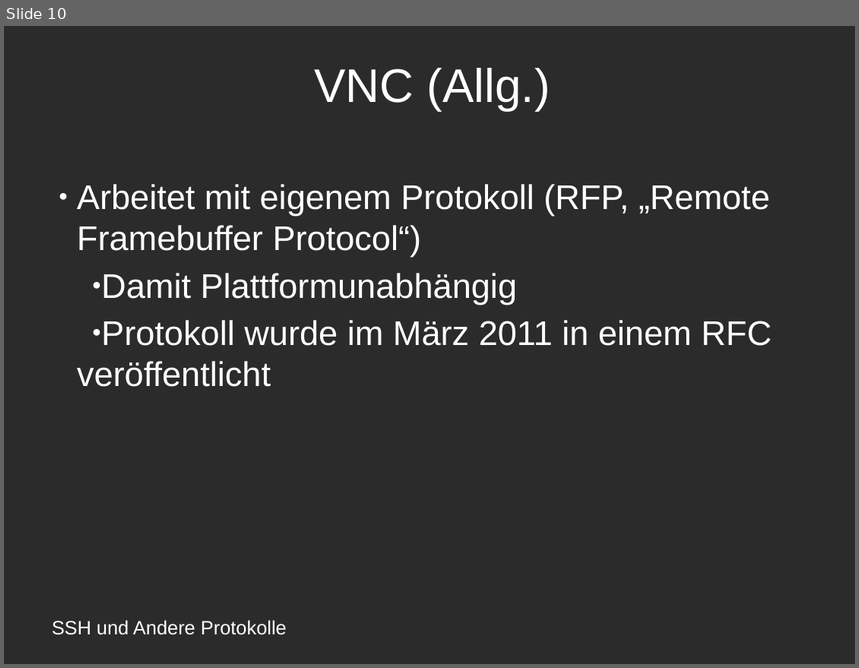
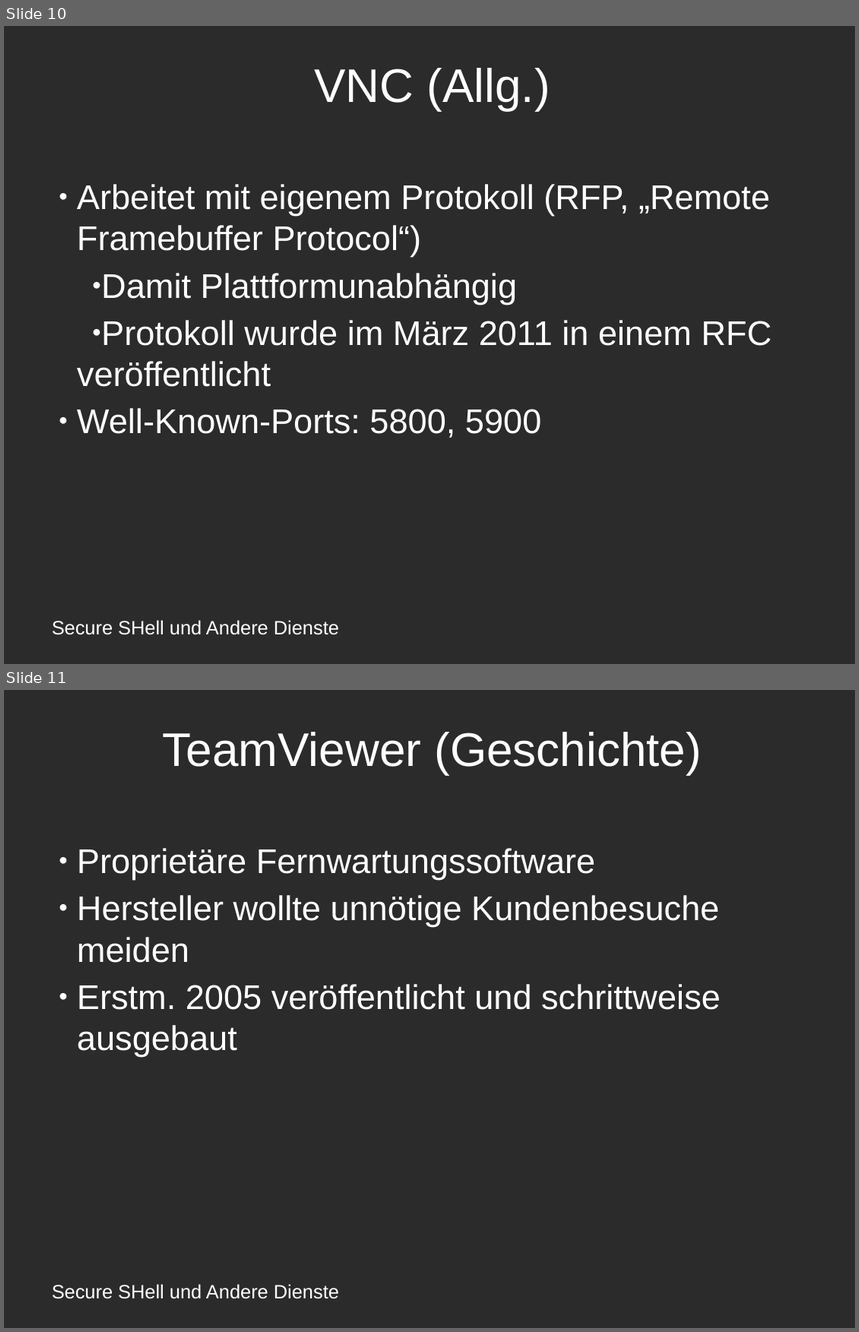
Before and after one commit to amlispolska/SSH-Projekt, a slide deck: ssh-presentation.odp. Shown one above the other, each under a label of ours: slide 10 before the commit, slides 10 and 11 after it. The pictures are 859x668 and 859x1332 pixels, drawn with LibreOffice and Linux fonts; fonts in the diff are those of the drawing; background and template pictures are left out; a plain dark background stands for a picture behind light text. Boxes give left, top, right and bottom in pixels: in the first picture for what was removed or moved away, otherwise in the second. Text is boxed around its words. In the diff, an @@ line names an element or a change of style, - is before the commit and + after.

Commit message:
Hinzufügen von TeamViewer zur Präsentation
Inklusive mehr Informationen über TeamViewer

```diff
--- a/ssh-presentation.odp
+++ b/ssh-presentation.odp
@@ slide 11 added at <box>4,690,855,1328</box>, background picture (left out) @@
@@ title added at <box>163,732,702,775</box>, 44 pt, text #FFFFFF @@
+TeamViewer (Geschichte)
@@ subtitle added at <box>77,848,721,1057</box>, 32 pt, text #FFFFFF @@
+● Proprietäre Fernwartungssoftware
+● Hersteller wollte unnötige Kundenbesuche meiden
+● Erstm. 2005 veröffentlicht und schrittweise ausgebaut
@@ text added at <box>52,1284,339,1300</box>, 18 pt, text #FFFFFF @@
+Secure SHell und Andere Dienste
@@ slide 10 changed as well @@
@@ subtitle at <box>77,408,541,438</box>: paragraph added @@
+● Well-Known-Ports: 5800, 5900
@@ text at <box>52,620,339,636</box>: text changed @@
-SSH und Andere Protokolle
+Secure SHell und Andere Dienste
```
Also in this commit, not shown: 8 other slides changed, 3 other slides added, 2 slides removed, 1 other file.
